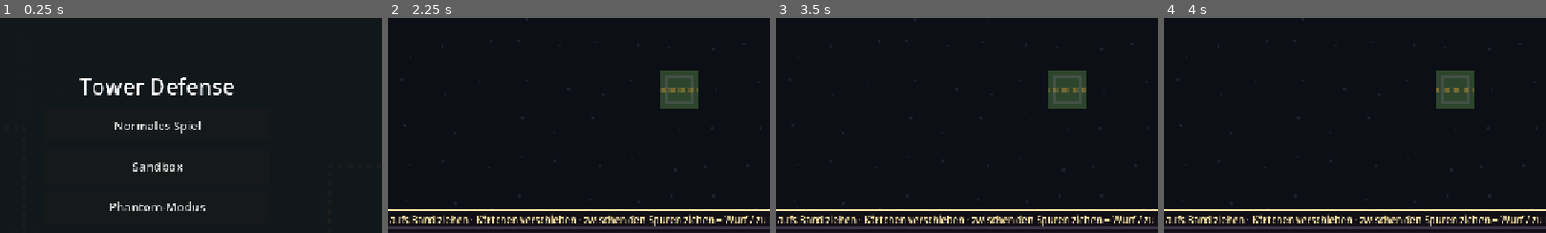
Above: before the commit, frames 1-4 (left to right).
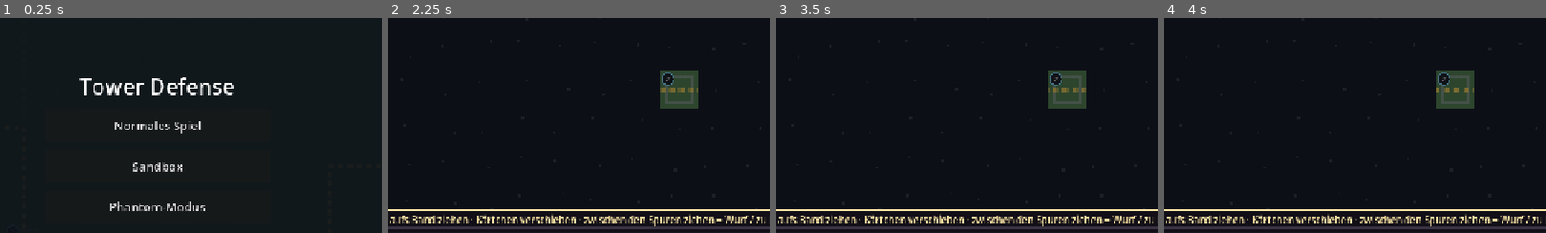
Above: after the commit, the same moments.

Repository: paulriegraf-dev/Tower-Defense
Game: Godot game, scene res://main.tscn
Two runs of this game, one before a commit and one after it. Both use one fixed random seed, a clock stepped at 60 frames per second and the inputs below.
Inputs:
- Up to frame 1 (0.25 s): no input
- Up to frame 2 (2.25 s): click "[1] Fabrik 50" at 0.5 s; click "Phantom-Modus" at 1.25 s; click "Angreifer" at 2 s
- Up to frame 3 (3.5 s): click "[Leertaste] Angriff" at 2.75 s
- Up to frame 4 (4 s): click "Hauptmenü" at 3.5 s
The pictures show only the part of the screen within x 29-79%, y 20-70%; the shares and areas given below are measured in that part.

The runs differ from the first frame. In frame 2, 0.2% of the frame differs, in the area x 71-75%, y 25-32%; in frame 3, 0.2%; in frame 4, 0.2%.

Commit message:
Entwicklungsversion: Tutorial streng Schritt für Schritt (zwei Fabriken in Runde 1), Checkpoints nummeriert, Zwischenwertung beim Knacken einer Verteidigung, Treffer im Takt der Animation
Co-Authored-By: Claude Opus 5.5 <noreply@anthropic.com>
Claude-Session: https://claude.ai/code/session_013tiAU4kePMZThw9ogVGCSf

Diff:
--- a/projekt/scripts/einheit.gd
+++ b/projekt/scripts/einheit.gd
@@ -29,6 +29,7 @@
 var faehigkeit := ""               # Stufe-3-Fähigkeit aus der Fabrik
 var letztes_ziel: Node2D = null    # Feuerteam: worauf zuletzt geschossen wurde ...
 var letzter_schuss := -100.0       # ... und wann (Spielzeit in Sekunden)
+var _ausstehend: Array = []        # 15.11.: Treffer, die erst im Bild mit dem Mündungsblitz fallen ({"t", "ziel", "pos", "muendung", "erster", "minigun"})
 var _laser_ziel: Node2D = null
 var _laser_zeit := 0.0
 var _spiegel_punkt := Vector2.INF   # Schuss über einen Spiegel: dort knickt er ab (INF = direkt)
@@ -175,6 +176,8 @@
 		return
 	_abkling -= delta
 	_treffer -= delta
+	if not _ausstehend.is_empty():
+		_ausstehende_treffer(delta)
 	_sprite.modulate = Color(1, 0.55, 0.55) if _treffer > 0.0 else (Color(0.85, 0.75, 1.0) if sturm_bis > 0.0 else Color.WHITE)
 	if ausgewaehlt:
 		queue_redraw()
@@ -485,7 +488,7 @@
 		# je mehr Feuerteam-Schützen gerade dasselbe Ziel beschießen, desto kürzer die Pause
 		pause *= maxf(Werte.FEUERTEAM_HOECHST, 1.0 - Werte.FEUERTEAM_JE_MITSCHUETZE * spiel.mitschuetzen(self, ziel))
 	elif faehigkeit == "minigun" and oben:
-		pause *= lerpf(1.0, Werte.MINIGUN_SCHNELLSTE, _anlauf)
+		pause = Werte.MINIGUN_ABKLING * lerpf(1.0, Werte.MINIGUN_SCHNELLSTE, _anlauf)
 		_anlauf = minf(1.0, _anlauf + Werte.MINIGUN_JE_SCHUSS)
 	elif faehigkeit == "markierung" and oben:
 		pause *= Werte.MARKIERUNG_ABKLING
@@ -511,21 +514,63 @@
 		spiel.strahl(muendung, ende, farbe, 3.0)
 		spiel.linienschaden(self, start, ende, float(daten["schaden"]), posten_zelle if oben else Karte.KEINE)
 		return
-	if daten.has("flaeche") and ziel is Gegner:
-		# Flächenschaden: trifft alle Gegner rund um das Ziel
+	# 15.11.: Treffer im Takt der Animation – je Mündungsblitz (Werte: schuss_bilder) einer.
+	# Die Minigun zeigt vorerst nur den ersten Blitz und trifft einmal.
+	var minigun := faehigkeit == "minigun" and oben
+	var bilder: Array = daten.get("schuss_bilder", [0])
+	if minigun or (faehigkeit == "plasmagel" and oben):
+		bilder = [bilder[0]]   # Plasmagel aus der Stellung: ein Gelschuss statt zwei Flächentreffer
+	var dauer := minf(float(daten["angriff_dauer"]), pause)
+	var n_bilder := float(daten["bilder"][2])
+	var start := muendung if _spiegel_punkt != Vector2.INF and not oben else position + Vector2(0, -10)
+	for i in bilder.size():
+		var e := {"t": float(bilder[i]) / n_bilder * dauer, "ziel": ziel, "pos": ziel.position,
+			"muendung": muendung, "start": start, "erster": i == 0, "minigun": minigun,
+			"flaeche": daten.has("flaeche") and ziel is Gegner}
+		if e["t"] <= 0.0:
+			_treffe(e)
+		else:
+			_ausstehend.append(e)
+
+
+## 15.11.: wartende Treffer herunterzählen und im Bild des Mündungsblitzes auslösen.
+func _ausstehende_treffer(delta: float) -> void:
+	var faellig: Array = []
+	for e: Dictionary in _ausstehend:
+		e["t"] = float(e["t"]) - delta
+		if e["t"] <= 0.0:
+			faellig.append(e)
+	for e: Dictionary in faellig:
+		_ausstehend.erase(e)
+		_treffe(e)
+
+
+## Ein Treffer: Fläche (Plasmawerfer) oder Einzelziel. Fähigkeiten der Fläche nur beim ersten Schuss eines Angriffs.
+func _treffe(e: Dictionary) -> void:
+	var ziel = e["ziel"]
+	var lebt: bool = is_instance_valid(ziel) and not ziel.is_queued_for_deletion() and not (ziel is Gegner and (ziel as Gegner)._tot)
+	spiel.schadensquelle = "fabrik:%d,%d" % [fabrik_zelle.x, fabrik_zelle.y]
+	spiel.schuss_herkunft = position
+	var farbe := Color(daten["schussfarbe"])
+	var schaden := float(daten["schaden"]) * (Werte.MINIGUN_SCHADEN_FAKTOR if e["minigun"] else 1.0)
+	if e["flaeche"]:
+		# Flächenschaden: trifft alle Gegner rund um das Ziel (ist es schon weg, dort, wo es zuletzt war)
+		var ort: Vector2 = (ziel as Node2D).position if lebt else e["pos"]
 		var radius: float = float(daten["flaeche"]) * Werte.ZELLE
-		spiel.schuss(muendung if _spiegel_punkt != Vector2.INF and not oben else position + Vector2(0, -10), ziel.position, farbe)
-		if faehigkeit == "plasmagel" and oben:
-			spiel.gelschuss(ziel.position, radius, float(daten["schaden"]) * Werte.PLASMAGEL_SCHADEN)
+		spiel.schuss(e["start"], ort, farbe)
+		if e["erster"] and faehigkeit == "plasmagel" and zustand == Zustand.AUF_POSTEN:
+			spiel.gelschuss(ort, radius, schaden * Werte.PLASMAGEL_SCHADEN)
 			return
-		spiel.flaechenschaden(ziel.position, radius, daten["schaden"], farbe)
-		if faehigkeit == "abpraller":
-			spiel.abpraller(ziel as Gegner, radius, float(daten["schaden"]), farbe)
-		elif faehigkeit == "brandfeld":
-			spiel.lege_brand(ziel.position, radius, float(daten["schaden"]) * Werte.BRANDFELD_SCHADEN)
-		return
-	spiel.schuss(muendung, ziel.position + Vector2(0, 4), farbe)
-	ziel.call("nimm_schaden", daten["schaden"])
+		spiel.flaechenschaden(ort, radius, schaden, farbe)
+		if e["erster"] and lebt and faehigkeit == "abpraller":
+			spiel.abpraller(ziel as Gegner, radius, schaden, farbe)
+		elif e["erster"] and faehigkeit == "brandfeld":
+			spiel.lege_brand(ort, radius, schaden * Werte.BRANDFELD_SCHADEN)
+		return
+	if not lebt:
+		return   # Einzelschuss: Ziel ist schon gefallen, der Schuss geht ins Leere
+	spiel.schuss(e["muendung"], (ziel as Node2D).position + Vector2(0, 4), farbe)
+	ziel.call("nimm_schaden", schaden)
 
 
 ## Vom Kommandanten gesammelt: Stellung freigeben und ihm folgen.
--- a/projekt/scripts/figur.gd
+++ b/projekt/scripts/figur.gd
@@ -13,6 +13,7 @@
 var _zeit := 0.0
 var _angriff_sek := 0.0            # > 0, solange die Angriffsanimation läuft
 var _angriff_dauer := 1.0
+var _angriff_basis := 1.0         # Dauer laut Blatt; jeder Angriff wird höchstens auf die Pause gekürzt
 
 
 func einrichten(daten: Dictionary) -> void:
@@ -20,6 +21,7 @@
 	_zelle = daten["zelle"]
 	_bilder = daten["bilder"]
 	_angriff_dauer = daten["angriff_dauer"]
+	_angriff_basis = _angriff_dauer
 	scale = Vector2.ONE * float(daten["massstab"])
 	centered = false
 	offset = Vector2(-_zelle / 2.0, -_zelle)   # Fußpunkt = Position des Knotens
@@ -38,7 +40,7 @@
 
 ## Angriffsanimation einmal abspielen, höchstens `max_sek` lang.
 func angriff(max_sek: float) -> void:
-	_angriff_dauer = minf(_angriff_dauer, max_sek)
+	_angriff_dauer = minf(_angriff_basis, max_sek)
 	_angriff_sek = _angriff_dauer
 	_reihe = ANGRIFF
 	_zeit = 0.0
--- a/projekt/scripts/karte.gd
+++ b/projekt/scripts/karte.gd
@@ -1801,6 +1801,7 @@
 	if not cp_aktiv:
 		# noch nicht im Spiel: nur der freigehaltene Platz
 		draw_rect(Rect2(Vector2(z) * Werte.ZELLE + Vector2(10, 10), Vector2(44, 44)), Color(STEIN_HELL, 0.45), false, 4.0)
+		_cp_nummer(i, farbe)
 		return
 	_r(z, 8, 8, 48, 48, STEIN_DUNKEL)
 	_r(z, 12, 12, 40, 40, STEIN)
@@ -1817,6 +1818,15 @@
 		if cp_fortschritt[i] > 0.0:
 			_r(z, 8, 54, 48, 6, Color(0, 0, 0, 0.7))
 			_r(z, 10, 56, 44.0 * clampf(cp_fortschritt[i] / Werte.RUECKEROBERUNG_SEK, 0.0, 1.0), 2, TECH_LICHT)
+	_cp_nummer(i, farbe)
+
+
+## Nummer des Checkpoints (1 = der erste auf dem Weg der Gegner) als Plakette oben links.
+func _cp_nummer(i: int, farbe: Color) -> void:
+	var m := Vector2(checkpoints[i]) * Werte.ZELLE + Vector2(13, 14)
+	draw_circle(m, 10.0, Color(0.05, 0.05, 0.08, 0.9))
+	draw_arc(m, 10.0, 0.0, TAU, 20, farbe, 2.0)
+	draw_string(ThemeDB.fallback_font, m + Vector2(-10, 5), str(i + 1), HORIZONTAL_ALIGNMENT_CENTER, 20, 14, Color.WHITE)
 
 
 func _zeichne_basis() -> void:
--- a/projekt/scripts/lexikon.gd
+++ b/projekt/scripts/lexikon.gd
@@ -373,7 +373,7 @@
 
 func _gegner(id: String, ab: String, tut: Array, hilft: Array) -> Dictionary:
 	var d: Dictionary = Werte.GEGNER[id]
-	var w: Array = [["Leben", _z(d["leben"]) + (" (+%s ab R%d)" % [_z(Werte.GEGNER_GRUND_LEBEN), Werte.GRUND_LEBEN_AB_RUNDE])], ["Tempo", _z(d["tempo"])]]
+	var w: Array = [["Leben", _z(d["leben"])], ["Tempo", _z(d["tempo"])]]
 	if d["reichweite"] > 0.0:
 		w.append(["Reichweite", _z(d["reichweite"])])
 	if d["schaden"] > 0.0:
@@ -388,7 +388,7 @@
 func _truppe(id: String, unter: String, tut: Array, stellung: Array) -> Dictionary:
 	var d: Dictionary = Werte.EINHEITEN[id]
 	var w: Array = [["Leben", _z(d["leben"])], ["Tempo", _z(d["tempo"])], ["Reichweite", _z(d["reichweite"])],
-		["Schaden", _z(d["schaden"])], ["Angriff alle", _z(d["abklingzeit"]) + " s"]]
+		["Schaden", ("%d × " % (d["schuss_bilder"] as Array).size() if (d.get("schuss_bilder", []) as Array).size() > 1 else "") + _z(d["schaden"])], ["Angriff alle", _z(d["abklingzeit"]) + " s"]]
 	if d.has("flaeche"):
 		w.append(["Fläche", _z(d["flaeche"])])
 	var abschnitte: Array = [["Was sie macht", TITEL, tut], ["In der Stellung", TEXT_BLASS, stellung]]
--- a/projekt/scripts/main.gd
+++ b/projekt/scripts/main.gd
@@ -364,8 +364,42 @@
 		_angriff_runde_fertig(true)
 		_angriff_ende("durchbruch", true)
 		return
+	_angriff_runde_fertig(true)
+	_zeige_geknackt(neu)
+
+
+## Angriff: Eine Verteidigung ist gefallen und ein Ersatz-Phantom steht bereit. Zwischenwertung zeigen (15.11.):
+## Weiterspielen gegen das Ersatz-Phantom – oder hier aufhören und die Wertung sichern.
+func _zeige_geknackt(neu: Dictionary) -> void:
+	phase = Phase.ENDE
+	_laufband.visible = false
+	var probe: Array = _angriff_log.duplicate(true)
+	var wertung := Phantom.wertung(probe)
+	var zeilen: PackedStringArray = []
+	zeilen.append("Verteidigung geknackt – in Runde %d!" % welle)
+	zeilen.append("Zwischenwertung: %d Punkte" % wertung["gesamt"])
+	zeilen.append("  ·  ".join(wertung["zeilen"]))
+	zeilen.append("Ein Ersatz-Phantom (%s) wartet: neue Karte, volle %d Leben." % [str(neu.get("spieler", "?")), Werte.START_LEBEN])
+	zeilen.append("Jede weitere geknackte Verteidigung bringt mehr Punkte.")
+	_ende_text.add_theme_font_size_override("font_size", 24)
+	_ende_text.text = "\n".join(zeilen)
+	for k in _ende_knoepfe.get_children():
+		k.queue_free()
+	for k in _export_knoepfe.get_children():
+		k.queue_free()
+	_export_hinweis.text = ""
+	var weiter := _ende_knopf("⚔  Weiter gegen %s" % str(neu.get("spieler", "das Ersatz-Phantom")), func():
+		_ende.visible = false
+		_ersatz_uebernimmt(neu))
+	weiter.add_theme_color_override("font_color", Color("ffe9a8"))
+	_ende_knopf("Angriff beenden · Wertung sichern", func():
+		_ende.visible = false
+		_angriff_ende("durchbruch", true))
+	_ende.visible = true
+
+
+func _ersatz_uebernimmt(neu: Dictionary) -> void:
 	_geknackt += 1
-	_angriff_runde_fertig(true)
 	nebel.vergiss()
 	nebel.frei_runde = welle + 1   # das neue Phantom zeigt sich eine Runde lang ohne Nebel
 	for g in gegner:
@@ -414,7 +448,7 @@
 	var zeilen: PackedStringArray = []
 	match grund:
 		"durchbruch":
-			zeilen.append("Durchbruch! Die Verteidigung ist in Runde %d gefallen." % welle)
+			zeilen.append("Durchbruch! Die Verteidigung ist in Runde %d gefallen." % welle if _geknackt == 0 else "Durchbruch! %d Verteidigungen geknackt, die letzte in Runde %d." % [_geknackt + 1, welle])
 		"hq":
 			zeilen.append("Dein HQ ist gefallen – das Phantom hat den Gegenangriff gewonnen.")
 		_:
@@ -3224,7 +3258,8 @@
 	if d.has("info"):
 		melde("Diese Fabrik bildet jetzt aus: " + d["info"], 5.0)
 	else:
-		melde("Diese Fabrik baut jetzt: %s (Reichweite %s, Schaden %s alle %s s)." % [d["name"], d["reichweite"], d["schaden"], d["abklingzeit"]], 4.0)
+		var stoss: int = (d.get("schuss_bilder", [0]) as Array).size()
+		melde("Diese Fabrik baut jetzt: %s (Reichweite %s, Schaden %s%s alle %s s)." % [d["name"], d["reichweite"], ("%d × " % stoss) if stoss > 1 else "", d["schaden"], d["abklingzeit"]], 4.0)
 
 
 ## Nächste Ausbaustufe einer Fabrik kaufen (nur in der Bauphase). Für Stufe 3 gehört die gewählte Fähigkeit dazu.
--- a/projekt/scripts/tutorial.gd
+++ b/projekt/scripts/tutorial.gd
@@ -204,7 +204,7 @@
 	_setze_text(str(s["text"]))
 	var handgriff := s.has("fertig")
 	_btn_weiter.visible = not handgriff
-	_btn_skip.visible = handgriff
+	_btn_skip.visible = false   # nur, wenn der Handgriff gerade nicht geht (siehe "kann" in _process)
 	_fortschritt.text = "Schritt %d / %d" % [_index + 1, _schritte.size()]
 
 
@@ -225,7 +225,8 @@
 		return false
 	if _frage:
 		return true
-	return _index >= 0 and _index < _schritte.size() and bool((_schritte[_index] as Dictionary).get("sperre", false))
+	# Streng Schritt für Schritt (15.11.): Die Welle startet nur in den Schritten, die genau das verlangen.
+	return not (_index >= 0 and _index < _schritte.size() and bool((_schritte[_index] as Dictionary).get("welle", false)))
 
 
 func _setze_text(t: String) -> void:
@@ -252,6 +253,7 @@
 		if s.has("fertig") and (s["fertig"] as Callable).call():
 			_naechster()
 			return
+		_btn_skip.visible = s.has("kann") and not (s["kann"] as Callable).call()
 		var h: Variant = s.get("hinweis", "")
 		_hinweis.text = (h as Callable).call() if h is Callable else str(h)
 	_lege_box()
@@ -265,12 +267,12 @@
 func _lege_box() -> void:
 	_box.reset_size()
 	var groesse := _box.size
-	var y := 720.0 - 40.0 - groesse.y - 12.0
+	var y := 720.0 - 40.0 - groesse.y - 34.0   # über der Hinweiszeile unten
 	var ziel := _ziel_rect()
 	if ziel.size != Vector2.ZERO and ziel.end.y > y - 30.0:
 		y = 52.0
 	_box.position = Vector2((1280.0 - groesse.x) / 2.0, y)
-	_hinweis.position = _box.position + Vector2(12, -22)
+	_hinweis.position = _box.position + (Vector2(12, groesse.y + 4) if y < 100.0 else Vector2(12, -22))
 	_hinweis.visible = _hinweis.text != ""
 
 
@@ -296,7 +298,7 @@
 	var oben := r.position.y > 90.0
 	var spitze := Vector2(r.get_center().x, (r.position.y - 6.0 - 6.0 * puls) if oben else (r.end.y + 6.0 + 6.0 * puls))
 	var d := -1.0 if oben else 1.0
-	var pfeil := PackedVector2Array([spitze, spitze + Vector2(-11, -16 * d), spitze + Vector2(11, -16 * d)])
+	var pfeil := PackedVector2Array([spitze, spitze + Vector2(-11, 16 * d), spitze + Vector2(11, 16 * d)])
 	_zeichner.draw_colored_polygon(pfeil, HOLO)
 	_zeichner.draw_polyline(PackedVector2Array([pfeil[0], pfeil[1], pfeil[2], pfeil[0]]), Color(0, 0, 0, 0.6), 1.5)
 
@@ -346,6 +348,22 @@
 func _erste_fabrik() -> Vector2i:
 	for z: Vector2i in spiel.fabriken:
 		if str(spiel.fabriken[z].get("typ", "")) != "pilot":
+			return z
+	return Karte.KEINE
+
+
+func _anzahl_fabriken() -> int:
+	var n := 0
+	for z: Vector2i in spiel.fabriken:
+		if str(spiel.fabriken[z].get("typ", "")) != "pilot":
+			n += 1
+	return n
+
+
+func _zweite_fabrik() -> Vector2i:
+	var erste := _erste_fabrik()
+	for z: Vector2i in spiel.fabriken:
+		if z != erste and str(spiel.fabriken[z].get("typ", "")) != "pilot":
 			return z
 	return Karte.KEINE
 
@@ -413,31 +431,45 @@
 	return [
 		# --- Spielprinzip
 		{"text": "So läuft es: Links liegt die Zone der Myriaden, geschützt von ihrem Schild. Von dort ziehen ihre Trupps zu deiner Basis rechts. Jeder Gegner, der sie erreicht, kostet dich ein Leben – du hast 15.",
-			"ziel": func(): return _feld(p.karte.basis, 0.6), "sperre": true},
-		{"text": "Die gepunktete Linie zeigt den Weg der nächsten Welle: immer der kürzeste, und immer über die zwei Checkpoints (Fahnen). Wie dieser Weg verläuft, bestimmst gleich du.",
-			"ziel": func(): return _feld(p.karte.checkpoints[0], 0.6), "sperre": true},
+			"ziel": func(): return _feld(p.karte.basis, 0.6)},
+		{"text": "Die gepunktete Linie zeigt den Weg der nächsten Welle: immer der kürzeste, und immer erst über Checkpoint 1, dann über Checkpoint 2. Wie dieser Weg verläuft, bestimmst gleich du.",
+			"ziel": func(): return _feld(p.karte.checkpoints[0], 0.6)},
 		{"text": "20 Runden musst du halten. In Runde 20 drehst du den Spieß um: Dann greifen deine Truppen das HQ der Myriaden an, während deren Wellen ohne Ende weiterlaufen.",
-			"sperre": true},
+			},
 		# --- Fabrik und Truppen
 		{"text": "Deine Truppen kommen aus Fabriken – Türme allein reichen hier nicht. Wähle unten die Fabrik.",
 			"hinweis": "Taste 1 · oder Klick unten auf „Fabrik“",
 			"ziel": func(): return _knopf_von(Karte.FABRIK),
-			"fertig": func(): return p.werkzeug == Karte.FABRIK or not p.fabriken.is_empty(), "sperre": true},
+			"fertig": func(): return p.werkzeug == Karte.FABRIK or not p.fabriken.is_empty()},
 		{"text": "Setz sie auf das markierte Feld, nah am Weg der Gegner. Fabriken versperren auch den Weg – die Gegner gehen außen herum.",
 			"hinweis": "Linksklick aufs Feld · Rechtsklick bricht ab",
 			"ziel": func(): return _feld(_fabrikplatz()) if p.werkzeug == Karte.FABRIK else _knopf_von(Karte.FABRIK),
-			"fertig": func(): return not p.fabriken.is_empty(), "sperre": true},
+			"fertig": func(): return not p.fabriken.is_empty()},
 		{"text": "Eine Fabrik hält 2 Truppen und ersetzt Gefallene laufend. Klick sie an – dort wählst du, was sie baut.",
 			"hinweis": "Linksklick auf deine Fabrik",
 			"ziel": func(): return _feld(_erste_fabrik()) if _erste_fabrik() != Karte.KEINE else Rect2(),
-			"fertig": func(): return _menue_offen(), "sperre": true},
+			"fertig": func(): return _menue_offen()},
 		{"text": "Drei Truppen: Technogunner (robust, schnell), Scharfschütze (große Reichweite, langsamer Schuss) und Plasmawerfer (Flächenschaden auf kurze Distanz). Solange die Fabrik nicht ausgebaut ist, kannst du jederzeit umstellen.",
-			"ziel": func(): return (p._fabrikmenue as Control).get_global_rect() if _menue_offen() else Rect2(), "sperre": true},
+			"ziel": func(): return (p._fabrikmenue as Control).get_global_rect() if _menue_offen() else Rect2()},
+		{"text": "Eine Fabrik allein hält nicht lange. Bau eine zweite – jede weitere kostet 25 % mehr als die vorige, der Preis steht unten am Knopf.",
+			"hinweis": "Taste 1 · Fabrik, dann aufs markierte Feld",
+			"ziel": func(): return _feld(_fabrikplatz()) if p.werkzeug == Karte.FABRIK else _knopf_von(Karte.FABRIK),
+			"kann": func(): return p.budget >= p.kosten(Karte.FABRIK),
+			"fertig": func(): return _anzahl_fabriken() >= 2},
+		{"text": "Mischen lohnt sich: Klick die neue Fabrik an und stell sie auf Scharfschütze. Er trifft von weit hinten – am besten später aus einer Stellung.",
+			"hinweis": "Linksklick auf die neue Fabrik · „Scharfschütze“",
+			"ziel": func(): return (p._fabrikmenue as Control).get_global_rect() if _menue_offen() else (_feld(_zweite_fabrik()) if _zweite_fabrik() != Karte.KEINE else Rect2()),
+			"kann": func(): return _zweite_fabrik() != Karte.KEINE,
+			"fertig": func():
+				for z: Vector2i in p.fabriken:
+					if str(p.fabriken[z].get("typ", "")) != "technogunner" and str(p.fabriken[z].get("typ", "")) != "pilot":
+						return true
+				return false},
 		# --- Erste Welle
-		{"text": "Bereit. Starte die erste Welle. Deine Truppen laufen den Gegnern selbst entgegen und kämpfen, sobald sie sie sehen.",
+		{"text": "Bereit. Starte jetzt die erste Welle. Deine Truppen laufen den Gegnern selbst entgegen und kämpfen, sobald sie sie sehen.",
 			"hinweis": "Leertaste · oder Klick auf „Start“",
 			"ziel": func(): return (p._btn_start as Control).get_global_rect(),
-			"fertig": func(): return p.phase == KAMPF},
+			"fertig": func(): return p.phase == KAMPF, "welle": true},
 		{"text": "Mit [F] schaltest du das Tempo auf ×2 oder ×3. Oben siehst du Budget und Leben. Nach jeder Welle gibt es Geld – dazu Zinsen: je 100 Budget, das du übrig lässt, 10 mehr (bis 50). Sparen lohnt sich also.",
 			"hinweis": "Taste F · Tempo",
 			"fertig": func(): return p.phase == BAU and p.welle >= 2},
@@ -446,17 +478,17 @@
 			"hinweis": func(): return "Taste 2 · Erdwall – Erdwälle: %d / 3" % mini(_anzahl_waelle(), 3),
 			"ziel": func(): return _feld(_wegfeld(), 1.5) if p.werkzeug == Karte.WALL else _knopf_von(Karte.WALL),
 			"start": func(): _merk["w0"] = _anzahl_waelle(),
-			"fertig": func(): return _anzahl_waelle() >= int(_merk.get("w0", 0)) + 3, "sperre": true},
+			"fertig": func(): return _anzahl_waelle() >= int(_merk.get("w0", 0)) + 3},
 		{"text": "Sieh auf die Linie: Der Weg hat sich geändert. Sperrst du ihn ganz zu, reißen die Gegner den Wall ein, der ihnen im Weg steht – also lieber lange Umwege bauen als Mauern.",
-			"sperre": true},
+			},
 		{"text": "Auf einem Erdwall baust du eine Stellung. Eine Truppe steigt hinauf, sieht über Wälle hinweg und hat mehr Reichweite. Bau eine Stellung auf einen deiner Erdwälle.",
 			"hinweis": "Taste 3 · Stellung, dann Klick auf einen Erdwall",
 			"ziel": func(): return (_feld(_blanker_wall()) if _blanker_wall() != Karte.KEINE else Rect2()) if p.werkzeug == Karte.STELLUNG else _knopf_von(Karte.STELLUNG),
-			"fertig": func(): return _hat_ausbau(Karte.STELLUNG), "sperre": true},
+			"fertig": func(): return _hat_ausbau(Karte.STELLUNG)},
 		{"text": "Stellungen werden automatisch besetzt und aufgefüllt, wenn dort jemand fällt – aber nur, wenn der Weg dorthin frei ist. Du kannst sie sogar während einer Welle bauen. Starte Welle 2.",
 			"hinweis": "Leertaste · Start",
 			"ziel": func(): return (p._btn_start as Control).get_global_rect(),
-			"fertig": func(): return p.phase == KAMPF},
+			"fertig": func(): return p.phase == KAMPF, "welle": true},
 		{"text": "Klick während der Welle auf eine Truppe: Dann siehst du ihre Reichweite – und dunkel, wohin sie nicht schießen kann, weil Wälle die Sicht versperren.",
 			"hinweis": "Linksklick auf eine Truppe",
 			"fertig": func(): return p.phase == BAU and p.welle >= 3},
@@ -470,6 +502,7 @@
 		{"text": "Bau einen Turm: Setz Erdwälle zu einem T – ein Wall mit drei Nachbarn – und dann den Turm auf den mittleren. Komische Wallformen sind hier ausdrücklich erwünscht.",
 			"hinweis": "Taste 2 · Erdwälle, dann Taste 4 · Turm auf den Wall in der Mitte",
 			"ziel": func(): return _feld(_wegfeld(), 1.5),
+			"kann": func(): return p.budget >= Werte.KOSTEN_TURM,
 			"fertig": func(): return _hat_ausbau(Karte.TURM)},
 		{"text": "Klick deinen Turm an. Dort siehst du seine Werte über die ganze Partie und baust ihn aus: Stufe 2 fest, auf Stufe 3 wählst du eine von zwei Fähigkeiten.",
 			"hinweis": "Linksklick auf den Turm",
@@ -479,6 +512,7 @@
 		{"text": "Auch Fabriken wachsen: Stufe 1 legt sie auf eine Truppe fest und gibt eine dritte. Stufe 2 bringt ein Wertepaket, Stufe 3 eine Fähigkeit zur Wahl, die verändert, wie die Truppe kämpft. Bau deine Fabrik auf Stufe 1 aus.",
 			"hinweis": "Fabrik anklicken · Knopf „Stufe 1“",
 			"ziel": func(): return (p._fabrikmenue as Control).get_global_rect() if _menue_offen() else (_feld(_erste_fabrik()) if _erste_fabrik() != Karte.KEINE else Rect2()),
+			"kann": func(): return p.budget >= Werte.KOSTEN_STUFE[0],
 			"fertig": func():
 				for z: Vector2i in p.fabriken:
 					if int(p.fabriken[z].get("stufe", 0)) >= 1:
--- a/projekt/scripts/werte.gd
+++ b/projekt/scripts/werte.gd
@@ -251,6 +251,9 @@
 const MINIGUN_JE_SCHUSS: float = 0.2         # Anlauf je Schuss (0..1); 15.11.: vorher 0,1 (voller Anlauf nach 5 statt 10 Schüssen)
 const MINIGUN_TREFFER_VERLUST: float = 0.5   # ein Treffer kostet nur diesen Anteil des Anlaufs (vorher alles); Rauch stoppt ihn weiter ganz
 const MINIGUN_SCHNELLSTE: float = 0.3        # bei vollem Anlauf nur noch dieser Anteil der Pause
+const MINIGUN_ABKLING: float = 0.6           # 15.11.: Grundpause der Minigun (die alte Gunner-Pause); der Gunner selbst feuert jetzt alle 1,4 s im Zweierstoß
+const MINIGUN_SCHADEN_FAKTOR: float = 0.86   # 15.11.: Minigun-Treffer = Schaden je Treffer × dies (8 / 9,3: wie vorher)
+                                             # Übergang: die Minigun zeigt nur den ersten Mündungsblitz, bis sie eine eigene Dauerfeuer-Animation hat
 const ABPRALLER_SPRUENGE: int = 2
 const ABPRALLER_WEITE: float = 2.5           # Felder bis zum nächsten Ziel
 const ABPRALLER_SCHADEN: float = 0.7         # jeder Sprung richtet so viel vom vorigen an
@@ -410,13 +413,14 @@
 		"zelle": 48,                # Pixel je Bild im Blatt
 		"bilder": [4, 8, 9],        # Bilder je Zeile
 		"angriff_dauer": 1.4,       # Sekunden (wird auf die Abklingzeit gekürzt)
+		"schuss_bilder": [1, 7],    # 15.11.: Feuerstoß mit zwei Mündungsblitzen – in diesen Bildern fällt je ein Treffer
 		"massstab": 2.0,
 		"schussfarbe": "7fe0ff",
 		"leben": 60.0,
 		"tempo": 1.6,
 		"reichweite": 3.0,
-		"schaden": 8.0,
-		"abklingzeit": 0.6,
+		"schaden": 9.3,             # je Treffer; 15.11.: vorher 8 alle 0,6 s – jetzt 2 Treffer alle 1,4 s (gleicher Schaden je Sekunde)
+		"abklingzeit": 1.4,         # 15.11.: vorher 0,6 – die Animation kam nicht hinterher
 	},
 	"plasmawerfer": {
 		"name": "Plasmawerfer",
@@ -424,13 +428,14 @@
 		"zelle": 48,
 		"bilder": [4, 8, 9],
 		"angriff_dauer": 1.4,
+		"schuss_bilder": [1, 6],    # 15.11.: zwei Plasmaschüsse je Angriff, wie in der Animation
 		"massstab": 2.0,
 		"schussfarbe": "ff8ad8",
 		"leben": 70.0,
 		"tempo": 1.4,
 		"reichweite": 2.6,
 		"stellung_bonus": 0.0,      # Plasma fliegt von oben nicht weiter: in der Stellung nur der Schuss über Wälle
-		"schaden": 13.0,
+		"schaden": 6.5,             # je Treffer; 15.11.: vorher einmal 13 – jetzt zwei Treffer im Takt der Animation
 		"flaeche": 1.2,             # trifft alle Gegner in diesem Radius (Felder) um das Ziel
 		"abklingzeit": 1.4,
 	},
@@ -456,6 +461,7 @@
 		"zelle": 48,
 		"bilder": [4, 8, 9],
 		"angriff_dauer": 1.4,
+		"schuss_bilder": [3],       # 15.11.: der Treffer fällt mit dem Strahl, nicht schon beim Anlegen
 		"massstab": 2.0,
 		"schussfarbe": "9dff8a",
 		"leben": 40.0,
Not shown, added: projekt/assets/sprites/tutorial/sonde7.png.import
Not shown, added: projekt/scripts/tutorial.gd.uid
Not shown, changed: index.pck
Not shown, changed: projekt/LIESMICH.md
